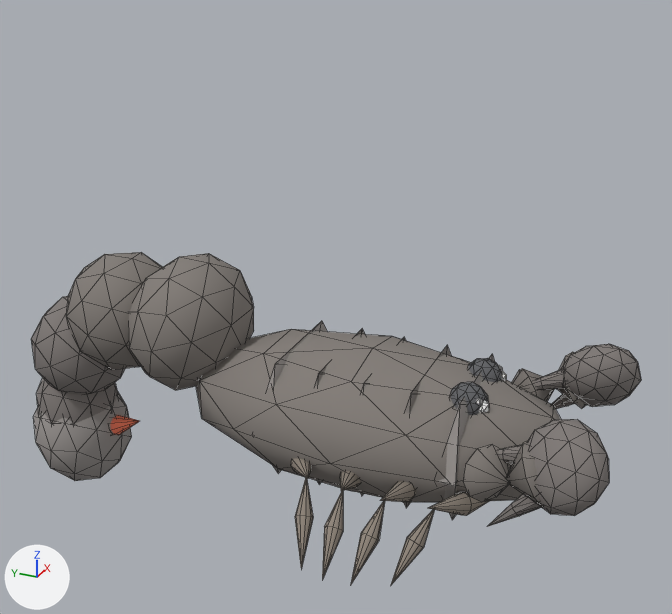
The glTF model web-forest/public/model/species/chaerilus-celebensis.glb, before and after one commit.
Camera for both pictures: a 50 mm lens placed at (-0.775, -0.308, 0.618), pointed at (0.024, 0.051, 0.219). Lighting does not change. The marker at lower left points along +X, +Y and +Z. The picture after the commit comes second. Mesh edges are drawn as thin lines. Where no turn or scale is listed for an object, it has been applied to the vertices. Vertices at exactly the same position are counted once.

Objects in the first picture: 'arm-r0', 'arm-r1', 'body', 'claw-l', 'claw-r', 'leg0-r0', 'leg1-r0', 'pincera-l', 'pincera-r', 'pincerb-l', 'pincerb-r', 'sting', 'sting-bulb', 'tail0', 'tail1', 'tail2', 'tail3' and 6 more.
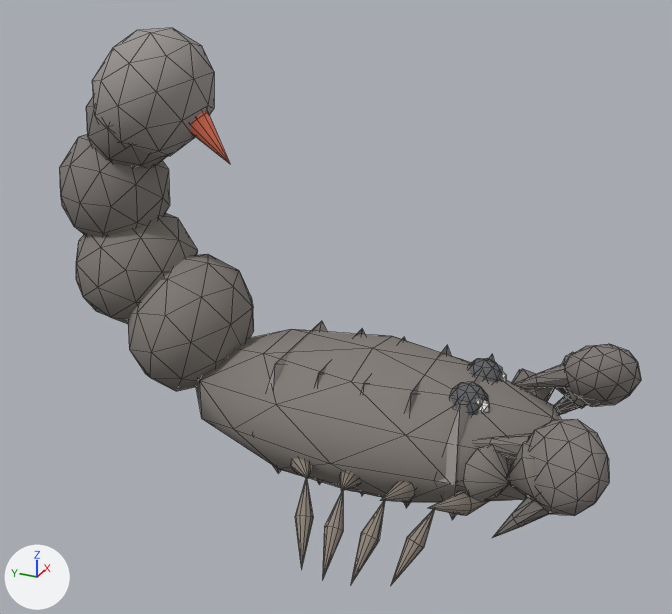
Where the newer file only moved an object's origin or applied its transform, the numbers keep the older frame.

What differs and where, as boxes (x1, y1, x2, y2) in the pictures (672 x 614 px):
'sting-bulb', turned: before (34, 393, 132, 481); after (92, 28, 214, 156)
'tail0', turned: before (128, 253, 254, 390); after (128, 254, 254, 391)
'tail2', turned: before (31, 296, 126, 394); after (59, 134, 170, 237)
'tail1', turned: before (66, 252, 162, 370); after (76, 213, 198, 324)
'tail3', turned: before (36, 378, 118, 425); after (86, 97, 167, 168)
'pincerb-r', recoloured, moved: before (487, 494, 542, 527); after (492, 496, 550, 538)
'sting', reshaped (37% wider, 157% taller): before (110, 415, 139, 435); after (190, 111, 230, 164)
'pincera-r', moved: before (498, 445, 522, 464); after (475, 434, 532, 459)
'pincerb-l', recoloured, moved: before (534, 369, 564, 390); after (515, 363, 569, 388)
'pincera-l', moved: before (552, 394, 575, 409); after (554, 396, 580, 415)
part 2 of me_mesh_11, recoloured: before (487, 369, 564, 527); after (492, 364, 569, 538)

The change in detail:
me_mesh_6 is used by ob_sting; location (0.0, 0.369, 0.004).
me_mesh_6 had 22 vertices, 40 faces and spanned x -0.0237..0.0237, y -0.0732..0.0085, z -0.0209..0.0296.
me_mesh_6 now has 22 vertices, 40 faces and spans x -0.0252..0.0252, y -0.2144..-0.127, z 0.3597..0.4541.
me_mesh_6 part 1: 22 of 22 vertices moved; they spanned x -0.0237..0.0237, y -0.0732..0.0085, z -0.0209..0.0296 and now span x -0.0252..0.0252, y -0.2144..-0.127, z 0.3597..0.4541; mean shift (0.0, -0.1439, 0.4087).
me_mesh_11 is used by ob_pincerb_l; parent ob_claw_l; location (-0.016, -0.0201, 0.0).
me_mesh_11 had 18 vertices, 32 faces and spanned x -0.0166..0.0116, y -0.0649..0.003, z -0.012..0.012.
me_mesh_11 now has 18 vertices, 32 faces and spans x -0.0201..0.0123, y -0.0569..0.0043, z -0.013..0.013.
me_mesh_11 part 2: 32 faces centred in x -0.0147..0.0066, y -0.0442..0.0017, z -0.009..0.009 are repainted in the vertex colours; the middle colour goes from grey #7e7875 to grey #7c7773.
Edits to the shape of me_mesh_11 do not show in these pictures.
Object 'tail0' (ob_tail0) turns from (-71, 0, 0) to (-72, 0, 0) degrees about x, y and z.
Object 'tail1' (ob_tail1) turns from (-38, 0, 0) to (38, 0, 0) degrees about x, y and z.
Object 'tail2' (ob_tail2) turns from (-38, 0, 0) to (38, 0, 0) degrees about x, y and z.
Object 'tail3' (ob_tail3) turns from (-38, 0, 0) to (38, 0, 0) degrees about x, y and z.
Object 'pincera-l' (ob_pincera_l) moves from (0.016, -0.0201, 0.0) to (0.0231, -0.025, 0.0).
Object 'pincerb-l' (ob_pincerb_l) moves from (-0.016, -0.0201, 0.0) to (-0.0231, -0.025, 0.0).
Object 'pincera-r' (ob_pincera_r) moves from (0.016, -0.0201, 0.0) to (0.0231, -0.025, 0.0).
Object 'pincerb-r' (ob_pincerb_r) moves from (-0.016, -0.0201, 0.0) to (-0.0231, -0.025, 0.0).
